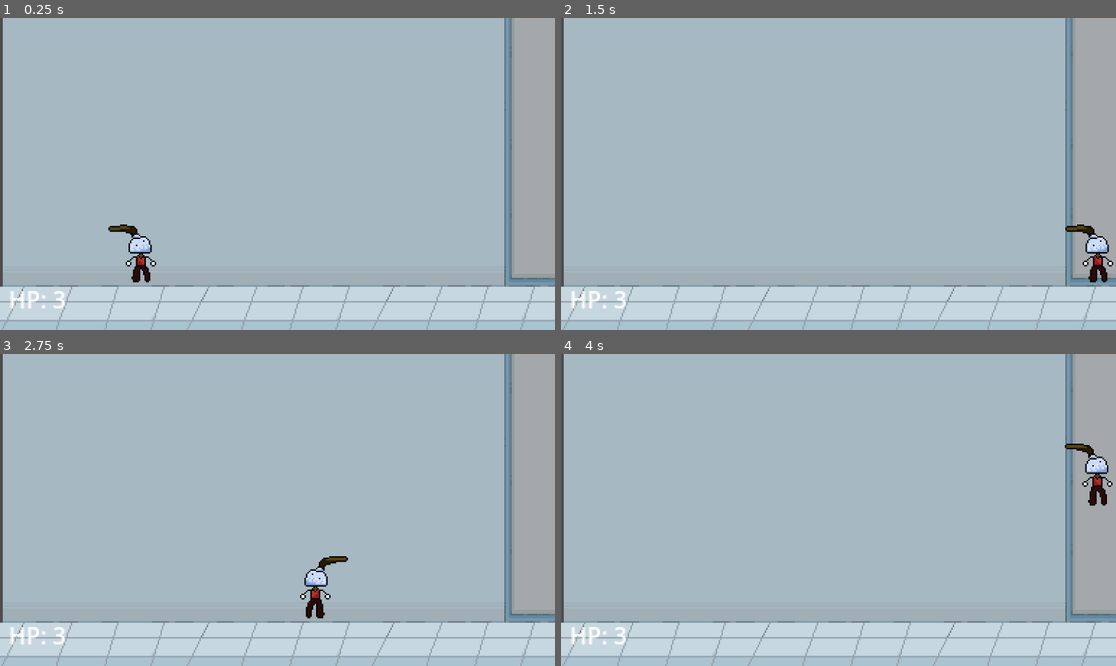
Above: before the commit, frames 1-4 (two rows, left to right).
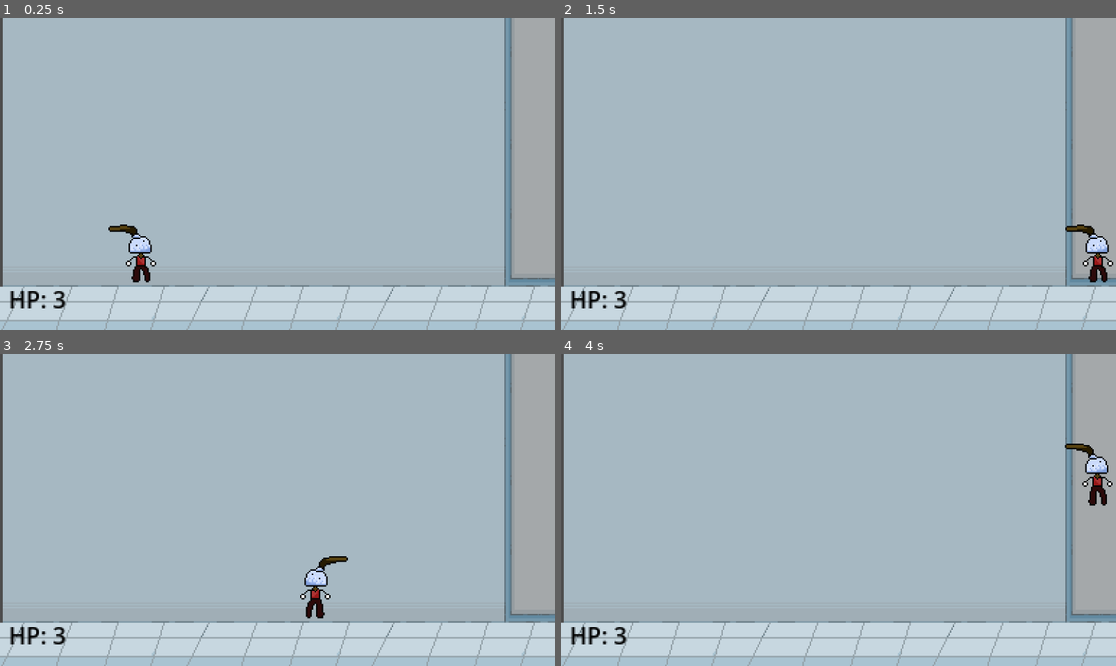
Above: after the commit, the same moments.

Repository: FraN-onLine/unapologetic-cuphead-clone
Game: Godot game, scene res://main.tscn
The game is run twice, just before and just after one commit, with the same random seed, the same clock (stepped at 60 frames per second) and the same inputs.
Inputs:
- Up to frame 1 (0.25 s): no input
- Up to frame 2 (1.5 s): hold Right (right) from 0.53 s (still down); tap Z (dash) at 0.6 s; tap Space (jump) at 0.77 s; tap X (shoot) at 1.35 s
- Up to frame 3 (2.75 s): tap Space (jump) at 1.52 s; release Right (right) at 2.03 s; hold Left (left) from 2.03 s (still down); tap S (switch) at 2.1 s
- Up to frame 4 (4 s): release Left (left) at 2.78 s; hold Right (right) from 2.78 s (still down); tap Z (dash) at 2.85 s; tap Space (jump) at 3.02, 3.77 s; hold X (shoot) from 3.53 s (still down)

The runs differ from the first frame. In frame 1, 0.3% of the frame differs, in the area x 1-12%, y 87-94%; in frame 2, 0.3%; in frame 3, 0.3%; in frame 4, 0.3%.

Commit message:
SB start

Diff:
--- /dev/null
+++ b/mophead/SexyBucket/sexy_bucket.tscn
@@ -0,0 +1,3 @@
+[gd_scene format=3 uid="uid://doajm5a5403xt"]
+
+[node name="SexyBucket" type="Node2D" unique_id=768804504]
--- a/mophead/main.tscn
+++ b/mophead/main.tscn
@@ -132,4 +132,5 @@
 offset_top = 189.0
 offset_right = 44.0
 offset_bottom = 212.0
+theme_override_colors/font_color = Color(0, 0, 0, 1)
 text = "HP: 3"
